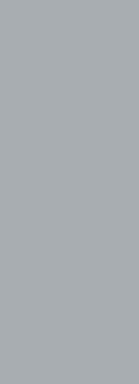
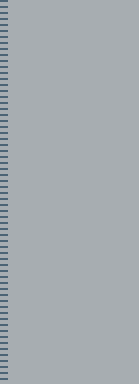
Two versions of the same layered image (139px x 384px). Layer-by-layer changes:
added layer "Layer 5 copy 5" above "Layer 3" over [left=0, top=0, right=8, bottom=380]
